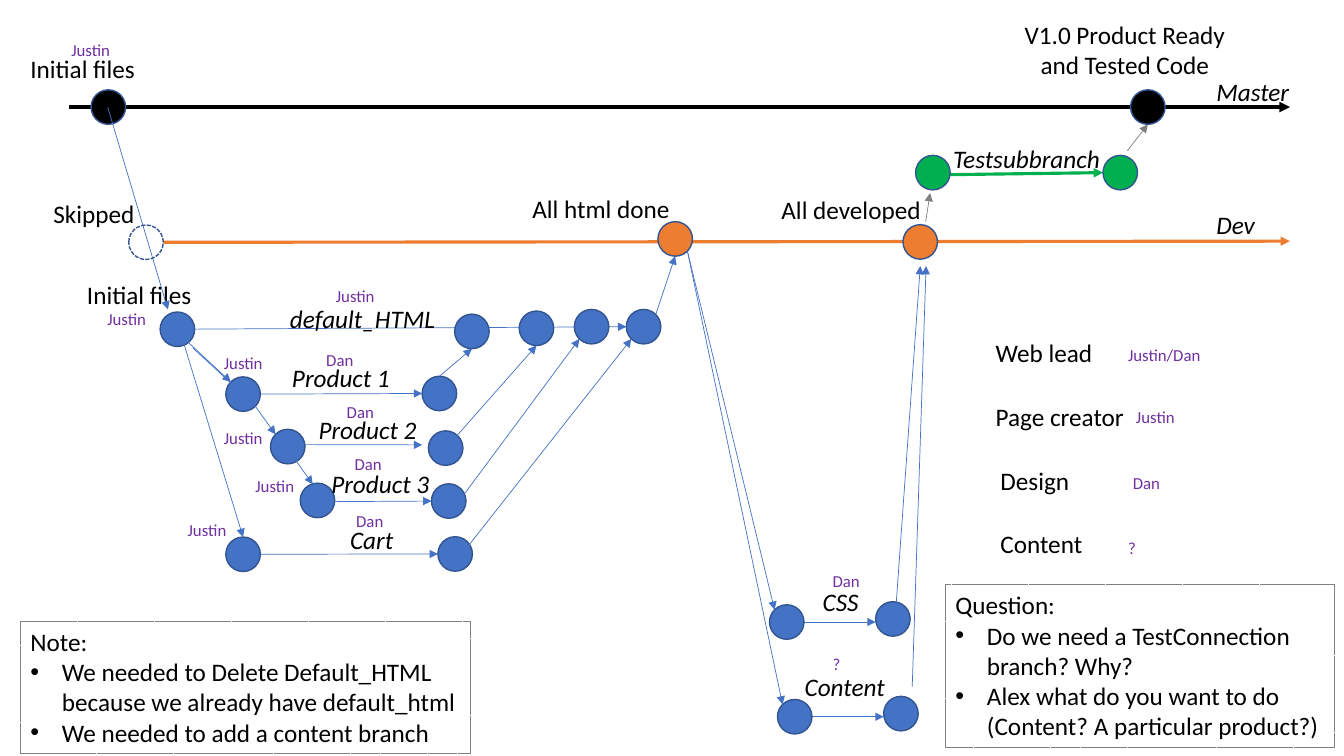
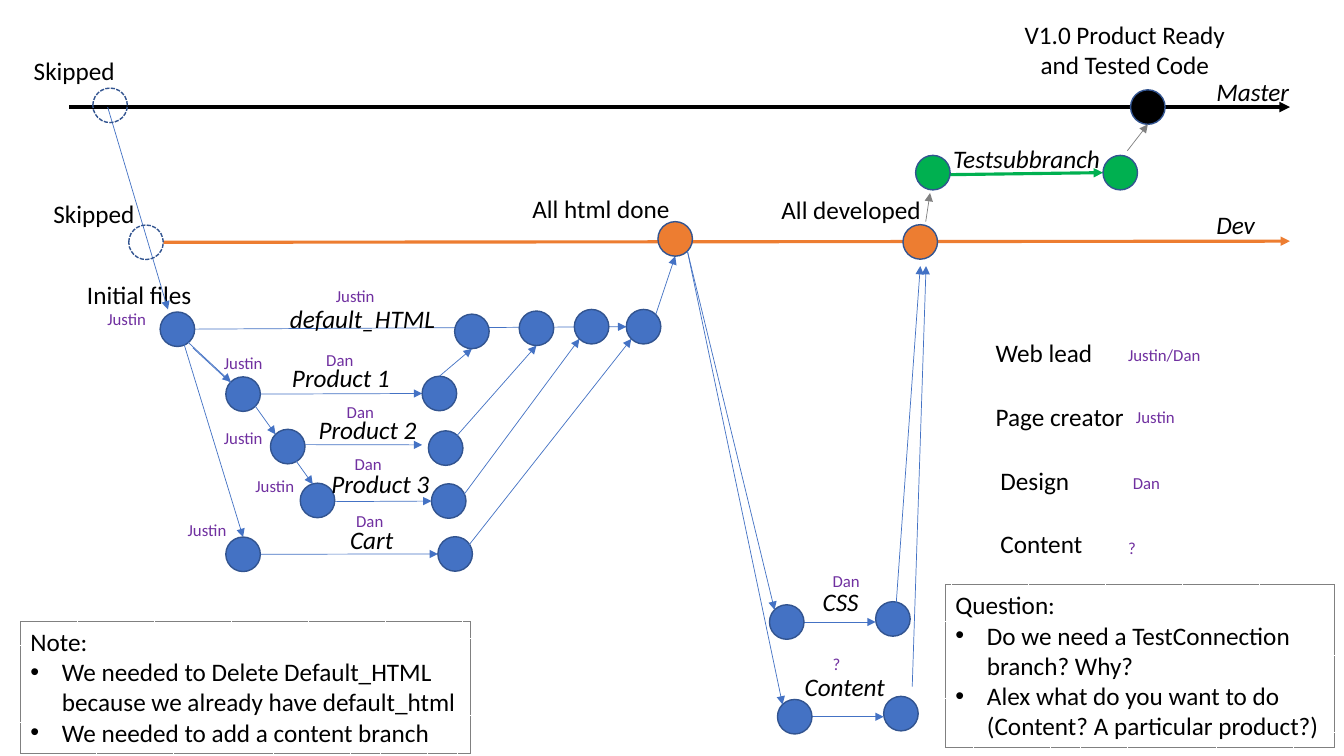
Before and after one commit to JustinNBCC/GroupGitSharedRepo_Assign2, a slide deck: slide 1 of GitBranchesDiagram-NBCC.pptx. Drawn at 1344x756 pixels with LibreOffice and Linux fonts; fonts in the diff are those of the drawing. Boxes give left, top, right and bottom in pixels: in the first picture for what was removed or moved away, otherwise in the second. Text is boxed around its words. In the diff, an @@ line names an element or a change of style, - is before the commit and + after.

Commit message:
showed that the main has no initial HTML files

```diff
--- a/GitBranchesDiagram-NBCC.pptx
+++ b/GitBranchesDiagram-NBCC.pptx
@@ text removed at box(71, 44, 110, 56) @@
-Justin
@@ text removed at box(30, 60, 134, 79) @@
-Initial files
@@ text added at box(34, 62, 115, 84), 18 pt, text #000000 @@
+Skipped
@@ ellipse at box(93, 88, 127, 122): fill #000000 to none; outline #325491 1 pt to #325491 1 pt dashed @@
```
